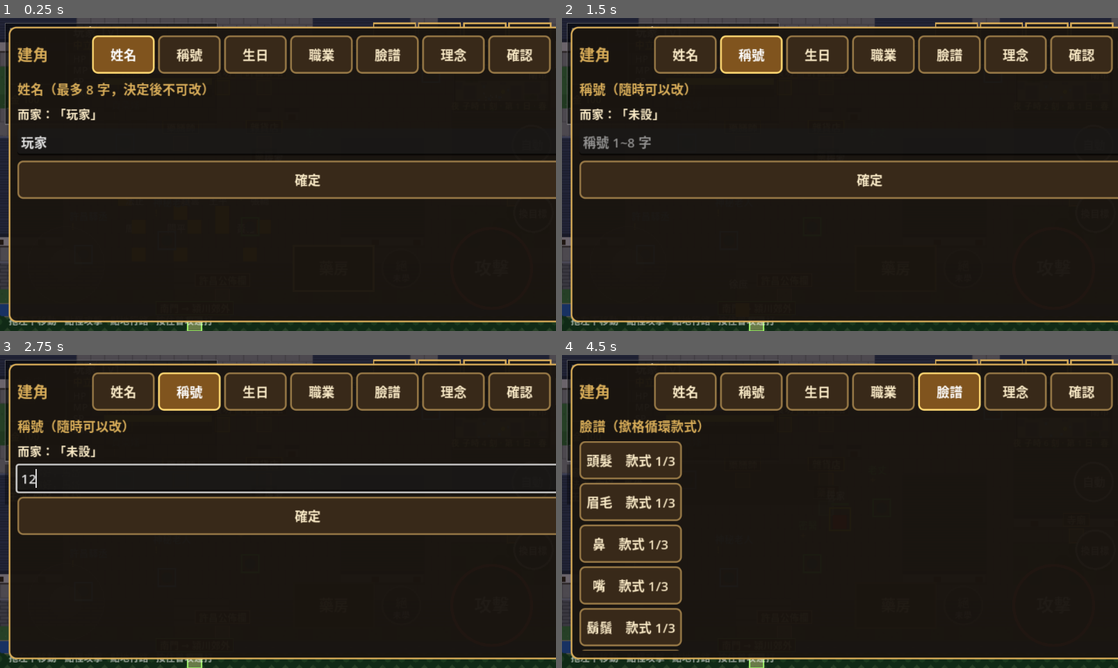
Above: before the commit, frames 1-4 (two rows, left to right).
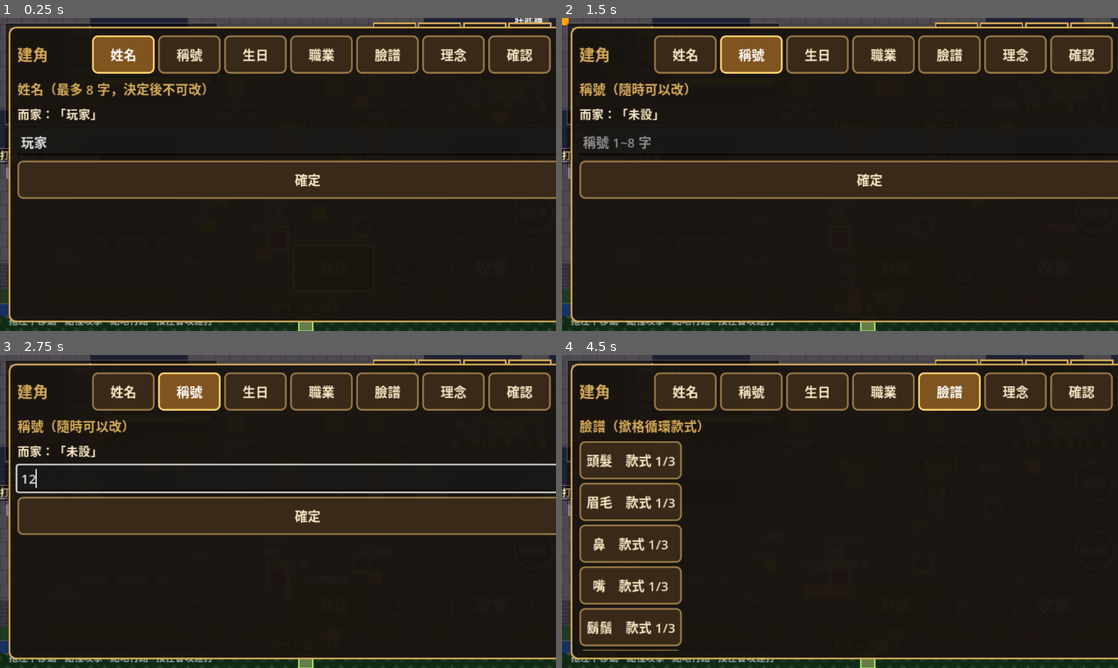
Above: after the commit, the same moments.

Repository: alphakey-marketing/sanguo-remake
Game: Godot game, scene res://ui/main.tscn
The game is run twice, just before and just after one commit, with the same random seed, the same clock (stepped at 60 frames per second) and the same inputs.
Inputs (mouse positions are in pixels of both pictures, inside the frame that each line leads up to):
- Up to frame 1 (0.25 s): no input
- Up to frame 2 (1.5 s): click "姓名" at 0.5 s; click "稱號" at 1.25 s
- Up to frame 3 (2.75 s): click (305, 480) at 2.02 s; type "12" at 2.1 s
- Up to frame 4 (4.5 s): click "生日" at 2.75 s; click "職業" at 3.5 s; click "臉譜" at 4.25 s

The runs differ from the first frame. In frame 1, 2.0% of the frame differs, in the area x 0-100%, y 0-100%; in frame 2, 1.9%; in frame 3, 1.9%; in frame 4, 1.9%.

Commit message:
S09a: 居民化 —— residents.json（性格/日程/role）+ 每城 12~20 人 + bot → 居民
- 新 data/residents.json：cfg（人數 12~20/性格 5 維/理念/日程 12 時辰）+ 5 role 權重 + 10 城 homeZone + 名字池
- 新 rules/resident.gd 純函數：role_def/role_total/pick_role/personality/city_count/activity_at/home_zone/make_name
- GameData +residents；sim_core +add_residents()（每張 kind:city 地圖 12~20 人，大城多）/+resident_inn_pos/_spawn_actor +spawn_range
- BotSys.init_resident（派 role/性格/理念/善惡/homeCity/homeZone/mem）+ think 用 homeZone（居民行自己城最近野區，低血返自己城客棧）
- view_ents +resident/role；sim.resident_view read-model；ui/main.gd 開場改 add_residents()
- 新 tests/run_residents.gd 83 項接入 run_tests.sh；日程只做 read-model（驅動行動留 S09b）；legacy add_bots 保留
- sh tools/run_tests.sh 全 PASS（ALL OK）

Diff:
--- /dev/null
+++ b/client/data/residents.json
@@ -0,0 +1,38 @@
+{
+  "_note": "居民 NPC 資料 (S09a, spec 09 §1)。bot → 居民: 性格 5 維 / 理念 / 日程 (各時辰去邊) / role / 善惡 / homeZone。每城 12~20 人 (大城多)。名字由 surnames+given 池決定性生成。",
+  "_noteSchedule": "schedule 索引 = 時辰 0(子)..11(亥) → 活動: sleep/work/eat/home。S09a 只做資料 + read-model；真正用日程驅動行動留 S09b/S09d。",
+  "_noteRole": "roles[].work = 工作區種類 (field/shop/gate/stable/office)，下游 (S09b) 會用嚟揀工作點。",
+  "cfg": {
+    "minPerCity": 12,
+    "maxPerCity": 20,
+    "popPerResident": 30,
+    "borderPop": 350,
+    "personalityDims": ["outgoing", "friendly", "shrewd", "brave", "steady"],
+    "personalityMax": 10,
+    "ideologies": ["義理", "霸權", "權謀", "隱遁", "治國"],
+    "schedule": ["sleep", "sleep", "sleep", "work", "work", "work", "eat", "work", "work", "work", "home", "sleep"]
+  },
+  "roles": [
+    {"id": "villager", "name": "村民", "weight": 5, "work": "field", "align": "good"},
+    {"id": "merchant", "name": "商販", "weight": 3, "work": "shop", "align": "good"},
+    {"id": "guard", "name": "衛兵", "weight": 2, "work": "gate", "align": "good"},
+    {"id": "stableman", "name": "馬夫", "weight": 1, "work": "stable", "align": "good"},
+    {"id": "official", "name": "朝廷官員", "weight": 1, "work": "office", "align": "good"}
+  ],
+  "cities": {
+    "xuchang": {"homeZone": "field_1"},
+    "xinye": {"homeZone": "bowang"},
+    "xiangyang": {"homeZone": "hanshui"},
+    "changsha": {"homeZone": "hanshui"},
+    "xiaopei": {"homeZone": "chenliu"},
+    "wancheng": {"homeZone": "wancheng_road"},
+    "runan": {"homeZone": "runan_road"},
+    "luoyang": {"homeZone": "chenliu"},
+    "xiapi": {"homeZone": "chenliu"},
+    "lingling": {"homeZone": "hanshui"}
+  },
+  "names": {
+    "surnames": ["陳", "林", "黃", "張", "李", "王", "吳", "劉", "蔡", "楊", "許", "鄭", "謝", "郭", "洪", "邱", "曾", "廖", "賴", "徐", "周", "葉", "蘇", "莊", "江", "呂", "何", "羅", "高", "蕭"],
+    "given": ["志明", "美玲", "家豪", "淑芬", "建宏", "雅婷", "文雄", "秀英", "金龍", "麗華", "國棟", "玉蘭", "俊傑", "美華", "宗翰", "怡君", "天賜", "月娥", "明德", "春嬌", "永昌", "秋香", "偉成", "鳳珠", "政雄", "雪梅", "信宏", "桂英", "宏達", "寶珠", "清輝", "素貞", "武雄", "麗珠", "福生", "美玉", "阿財", "阿福", "水蓮", "添丁"]
+  }
+}
--- /dev/null
+++ b/client/rules/resident.gd
@@ -0,0 +1,138 @@
+class_name RulesResident
+extends RefCounted
+# 居民 NPC 規則層 (S09a, spec 09 §1): 性格/理念/role/日程/city count/名字生成。
+# 純函數 + 數據驅動；唔碰 sim 狀態。所有隨機由外面 sim 用 SimRng 抽 index 傳入。
+
+
+static func cfg(residents: Dictionary) -> Dictionary:
+	var c = residents.get("cfg", {})
+	return c if c is Dictionary else {}
+
+
+static func roles(residents: Dictionary) -> Array:
+	var r = residents.get("roles", [])
+	return r if r is Array else []
+
+
+static func role_ids(residents: Dictionary) -> Array:
+	var out: Array = []
+	for r in roles(residents):
+		out.append(String(r.get("id", "")))
+	return out
+
+
+static func role_def(residents: Dictionary, role_id: String) -> Dictionary:
+	for r in roles(residents):
+		if String(r.get("id", "")) == role_id:
+			return r
+	return {}
+
+
+static func role_name(residents: Dictionary, role_id: String) -> String:
+	return String(role_def(residents, role_id).get("name", role_id))
+
+
+static func role_total(residents: Dictionary) -> int:
+	var t := 0
+	for r in roles(residents):
+		t += maxi(1, int(r.get("weight", 1)))
+	return maxi(1, t)
+
+
+# roll 係 [0, role_total) 嘅整數 (sim 用 SimRng.below 抽)；揀一個 role
+static func pick_role(residents: Dictionary, roll: int) -> Dictionary:
+	var rs := roles(residents)
+	if rs.is_empty():
+		return {}
+	var t := role_total(residents)
+	var k := ((roll % t) + t) % t
+	for r in rs:
+		k -= maxi(1, int(r.get("weight", 1)))
+		if k < 0:
+			return r
+	return rs[rs.size() - 1]
+
+
+static func is_positive(role: Dictionary) -> bool:
+	return String(role.get("align", "good")) == "good"
+
+
+static func personality_dims(residents: Dictionary) -> Array:
+	var d = cfg(residents).get("personalityDims", [])
+	return d if d is Array else []
+
+
+# values = 5 個 0~maxv 整數 → 5 維 0.0~1.0 (夾好)
+static func personality(dims: Array, values: Array, maxv: int = 10) -> Dictionary:
+	var m := maxi(1, maxv)
+	var out := {}
+	for i in dims.size():
+		var v := float(values[i]) if i < values.size() else 0.0
+		out[String(dims[i])] = clampf(v / float(m), 0.0, 1.0)
+	return out
+
+
+# 每城居民數: 12~20，大城 (人口高) 多
+static func city_count(city: Dictionary, residents: Dictionary) -> int:
+	var c := cfg(residents)
+	var lo := int(c.get("minPerCity", 12))
+	var hi := int(c.get("maxPerCity", 20))
+	var per := maxi(1, int(c.get("popPerResident", 30)))
+	var pop := int(city.get("pop", int(c.get("borderPop", 350))))
+	return clampi(int(round(float(pop) / float(per))), lo, maxi(lo, hi))
+
+
+static func schedule(residents: Dictionary) -> Array:
+	var s = cfg(residents).get("schedule", [])
+	return s if s is Array else []
+
+
+# 時辰 0(子)..11(亥) → 活動 (sleep/work/eat/home)；越界 wrap
+static func activity_at(residents: Dictionary, shichen: int) -> String:
+	var s := schedule(residents)
+	if s.is_empty():
+		return "home"
+	return String(s[((shichen % s.size()) + s.size()) % s.size()])
+
+
+static func home_zone(residents: Dictionary, city_id: String) -> String:
+	var cs = residents.get("cities", {})
+	if not (cs is Dictionary):
+		return ""
+	var d = cs.get(city_id, {})
+	return String((d as Dictionary).get("homeZone", "")) if d is Dictionary else ""
+
+
+static func ideologies(residents: Dictionary) -> Array:
+	var i = cfg(residents).get("ideologies", [])
+	return i if i is Array else []
+
+
+static func ideology_at(residents: Dictionary, idx: int) -> String:
+	var ids := ideologies(residents)
+	if ids.is_empty():
+		return "義理"
+	return String(ids[((idx % ids.size()) + ids.size()) % ids.size()])
+
+
+static func surname_pool(residents: Dictionary) -> Array:
+	var n = residents.get("names", {})
+	return n.get("surnames", []) if n is Dictionary else []
+
+
+static func given_pool(residents: Dictionary) -> Array:
+	var n = residents.get("names", {})
+	return n.get("given", []) if n is Dictionary else []
+
+
+# 決定性名字: si/gi 由 sim 用 SimRng 抽；越界 wrap；池空回 "居民"
+static func make_name(residents: Dictionary, si: int, gi: int) -> String:
+	var sn := surname_pool(residents)
+	var gn := given_pool(residents)
+	if sn.is_empty():
+		return "居民"
+	var s := String(sn[((si % sn.size()) + sn.size()) % sn.size()])
+	if gn.is_empty():
+		return s
+	var g := String(gn[((gi % gn.size()) + gn.size()) % gn.size()])
+	return s + g
--- a/client/sim/bot_sys.gd
+++ b/client/sim/bot_sys.gd
@@ -15,9 +15,29 @@
 const W_KILL_RED := 2         # 目擊玩家殺紅名(殺人魔): 除害 (正面)
 
 
-# 新居民入場: 派理念 + 開一張記憶表 (供 sim.add_bots 用)
+# 新居民入場: 派理念 + 開一張記憶表 (供 sim.add_bots / 測試用)
 static func init_identity(e: Dictionary, rng: SimRng) -> void:
 	e["ch"]["ideology"] = IDEOLOGIES[rng.below(IDEOLOGIES.size())]
+	e["mem"] = NpcMemory.init_memory()
+
+
+# S09a: bot → 居民。派身份 (性格/理念/role/善惡/homeCity/homeZone) + 記憶表。
+# city_id/home_zone 由 sim.add_residents 用 residents.json 傳入；legacy add_bots 唔會叫呢個。
+static func init_resident(e: Dictionary, rng: SimRng, residents: Dictionary, city_id: String, home_zone: String) -> void:
+	var ch: Dictionary = e["ch"]
+	ch["ideology"] = RulesResident.ideology_at(residents, rng.below(maxi(1, RulesResident.ideologies(residents).size())))
+	ch["resident"] = true
+	var role := RulesResident.pick_role(residents, rng.below(RulesResident.role_total(residents)))
+	ch["role"] = String(role.get("id", "villager"))
+	ch["align"] = String(role.get("align", "good"))
+	ch["homeCity"] = city_id
+	ch["homeZone"] = home_zone
+	var dims := RulesResident.personality_dims(residents)
+	var maxv := int(RulesResident.cfg(residents).get("personalityMax", 10))
+	var rolls: Array = []
+	for _i in dims.size():
+		rolls.append(rng.below(maxv + 1))
+	ch["personality"] = RulesResident.personality(dims, rolls, maxv)
 	e["mem"] = NpcMemory.init_memory()
 
 
@@ -44,9 +64,10 @@
 		if sim.rng.next() < float(bc["chatChance"]):
 			sim.cmd_chat(id, LINES[sim.rng.below(LINES.size())])
 		var low: bool = int(e["hp"]) < RulesStats.max_hp(int(ch["level"]), ch["attrs"]) * float(bc["lowHpPct"])
-		var inn: Vector2i = sim.inn_pos
-		var near_inn := maxi(absi(int(e["x"]) - inn.x), absi(int(e["y"]) - inn.y)) <= Sim.NEAR
-		if low:                                        # 血低: 撤退返客棧休息 (跨圖就經門口行, spec 12 §4)
+		var zone_id := String(ch.get("homeZone", Sim.DEFAULT_ZONE))    # S09a: 居民屬自己城最近野區；legacy = 預設
+		var inn: Vector2i = sim.resident_inn_pos(e)      # S09a: 居民返自己城客棧 (冇 = 唔撤退)
+		if low and inn.x >= 0:                          # 血低: 撤退返客棧休息 (跨圖就經門口行, spec 12 §4)
+			var near_inn := maxi(absi(int(e["x"]) - inn.x), absi(int(e["y"]) - inn.y)) <= Sim.NEAR
 			e["atk_target"] = 0
 			if sim._route_to_map(e, sim.map_id_at(inn.x, inn.y)):
 				continue
@@ -74,10 +95,12 @@
 		if best != 0:
 			sim.cmd_attack(id, best)
 			continue
-		if sim._route_to_map(e, Sim.DEFAULT_ZONE):    # 唔喺野區: 經門口出城
+		if sim._route_to_map(e, zone_id):    # 唔喺野區: 經門口出城 (居民去自己城最近嘅野區)
 			continue
 		if int(e["x"]) == int(e["tx"]) and int(e["y"]) == int(e["ty"]) and sim.rng.next() < float(bc["wanderChance"]):    # 冇怪: 喺野區行吓
-			var z: Dictionary = sim.zone_by_id(Sim.DEFAULT_ZONE)
+			var z: Dictionary = sim.zone_by_id(zone_id)
+			if z.is_empty():
+				continue
 			sim.cmd_move(id, int(z["x0"]) + sim.rng.below(int(z["x1"]) - int(z["x0"])), int(z["y0"]) + sim.rng.below(int(z["y1"]) - int(z["y0"])))
 	for did in dead:                                  # 打完循環先清已經走去叫衛兵嘅居民 (避免中途改行緊嘅 list)
 		sim.state["bots"].erase(int(did))
--- a/client/sim/game_data.gd
+++ b/client/sim/game_data.gd
@@ -88,6 +88,7 @@
 var comm: Dictionary = {}          # 居民委託 + 武將收集冊設定 (data/commissions.json, Step 16)
 var experts: Dictionary = {}       # 專長 (data/experts.json, Step S01c, spec 01 §8)
 var master: Dictionary = {}        # 大宗師合成術 (data/master_recipes.json, S05c, spec 05 §5)
+var residents: Dictionary = {}     # 居民 NPC 設定/角色/日程/名字池 (data/residents.json, S09a, spec 09 §1)
 
 static var _cache: GameData
 
@@ -204,6 +205,7 @@
 	g.rumors = (_read("res://data/rumors.json") as Dictionary).get("rumors", [])
 	g.experts = _read("res://data/experts.json")
 	g.master = _read("res://data/master_recipes.json")
+	g.residents = _read("res://data/residents.json")
 	for x in c["classes"]:
 		g.classes[String(x["id"])] = x
 	for x in m["monsters"]:
--- a/client/sim/sim.gd
+++ b/client/sim/sim.gd
@@ -305,6 +305,8 @@
 		var o: Dictionary = {"id": e["id"], "name": e["name"], "x": e["x"], "y": e["y"], "face": e["face"],
 			"bot": e["kind"] == "bot", "gen": e["kind"] == "gen", "hp": e["hp"], "maxHp": e["max_hp"], "level": e["level"], "mob": e["kind"] == "mob",
 			"criminal": bool(e.get("ch", {}).get("criminal", false)),
+			"resident": bool(e.get("ch", {}).get("resident", false)),
+			"role": String(e.get("ch", {}).get("role", "")),
 			"statuses": st_vis, "casting": e.has("casting"), "castX": csx, "castY": csy, "castSpell": csp,
 			"aggro": int(e["mob"]["target"]) if e["kind"] == "mob" and e["mob"]["state"] == "chase" else 0}   # 怪追緊邊個
 		if e["kind"] == "dropped":
@@ -316,6 +318,21 @@
 
 func save_string() -> String:
 	return JSON.stringify(_canonical({"state": state, "rng": rng.s}))
+
+
+# S09a 居民 read-model: role/性格/理念/homeCity/homeZone/當前時辰活動。非居民 = {}
+func resident_view(id: int) -> Dictionary:
+	var e := ent(id)
+	var ch: Dictionary = e.get("ch", {})
+	if not bool(ch.get("resident", false)):
+		return {}
+	var shi := RulesClock.shichen_of_ke(int(_clock()["ke"]))
+	var role := String(ch.get("role", ""))
+	return {"role": role, "roleName": RulesResident.role_name(data.residents, role),
+		"personality": ch.get("personality", {}), "ideology": String(ch.get("ideology", "")),
+		"align": String(ch.get("align", "good")), "homeCity": String(ch.get("homeCity", "")),
+		"homeZone": String(ch.get("homeZone", "")), "shichen": shi,
+		"activity": RulesResident.activity_at(data.residents, shi)}
 
 
 # 規範化: 整數 float → int、其他 float → 6 位小數。保證 save→load→save 字串一致
--- a/client/sim/sim_core.gd
+++ b/client/sim/sim_core.gd
@@ -581,8 +581,8 @@
 			f.erase(k)
 
 
-func _spawn_actor(ename: String, kind: String, class_id: String = "yishi") -> Dictionary:
-	var sp: Array = _home_map().get("spawn", [int(data.inn["x"]) - 2, int(data.inn["y"]) - 2, int(data.inn["x"]) + 2, int(data.inn["y"]) + 2])
+func _spawn_actor(ename: String, kind: String, class_id: String = "yishi", spawn_range: Array = []) -> Dictionary:
+	var sp: Array = spawn_range if not spawn_range.is_empty() else _home_map().get("spawn", [int(data.inn["x"]) - 2, int(data.inn["y"]) - 2, int(data.inn["x"]) + 2, int(data.inn["y"]) + 2])
 	var e := _new_ent(ename, kind, _pick_free(int(sp[0]), int(sp[1]), int(sp[2]), int(sp[3])))
 	e["ch"] = RulesStats.create_character(data, ename.substr(0, 8), class_id)
 	e["ch"]["tools"] = {}                     # skill -> {item, dur} (Step 7.1)
@@ -631,6 +631,48 @@
 		state["bots"].append(int(e["id"]))
 
 
+# S09a 居民化 (spec 09 §1): 每張 city 地圖生 12~20 名居民 (大城多)，代入 residents.json 性格/理念/role/日程/homeZone。
+func add_residents() -> void:
+	for md in data.maps:
+		if String(md.get("kind", "")) != "city":
+			continue
+		var city_id := String(md.get("city", ""))
+		if city_id == "":
+			continue
+		var cdef: Dictionary = data.cities.get(city_id, {})
+		var n := RulesResident.city_count(cdef, data.residents)
+		var zone_id := RulesResident.home_zone(data.residents, city_id)
+		var z := zone_by_id(String(md["id"]))
+		var r := [int(z.get("x0", 0)), int(z.get("y0", 0)), int(z.get("x1", 0)), int(z.get("y1", 0))]
+		var used := {}
+		for i in n:
+			var nm := RulesResident.make_name(data.residents, rng.below(maxi(1, RulesResident.surname_pool(data.residents).size())), rng.below(maxi(1, RulesResident.given_pool(data.residents).size())))
+			if used.has(nm):
+				nm += str(i)
+			used[nm] = true
+			var e := _spawn_actor(nm, "bot", "yishi", r)
+			BotSys.init_resident(e, rng, data.residents, city_id, zone_id)
+			var crime_mul := RulesCity.crime_mult(city_attrs(city_id), _city_attr_cfg())
+			if rng.next() < float(data.world["bots"]["criminalPct"]) * crime_mul:
+				e["ch"]["criminal"] = true
+			state["bots"].append(int(e["id"]))
+
+
+# S09a: 居民休息客棧位置。居民 → 自己城嘅客棧 (冇 = Vector2i(-1,-1) 唔撤退)；legacy bot → 預設客棧。
+func resident_inn_pos(e: Dictionary) -> Vector2i:
+	var ch: Dictionary = e.get("ch", {})
+	if not bool(ch.get("resident", false)):
+		return inn_pos
+	var city := String(ch.get("homeCity", ""))
+	if city == "":
+		return inn_pos
+	for x in data.inns:
+		var m: Dictionary = data.map_by_id.get(String(x.get("map", "")), {})
+		if String(m.get("city", "")) == city:
+			return Vector2i(int(x["x"]), int(x["y"]))
+	return Vector2i(-1, -1)
+
+
 func init_mobs() -> void:
 	for sp in data.spawns:
 		if sp.get("night", false):
--- /dev/null
+++ b/client/tests/run_residents.gd
@@ -0,0 +1,275 @@
+extends SceneTree
+# S09a 測試 (spec 09 §1 居民化): residents.json / RulesResident 純函數 / bot → 居民 / 每城 12~20。
+# 跑: Godot --headless --path client --script tests/run_residents.gd  (失敗 exit 1)
+
+var fails := 0
+var total := 0
+var R: Dictionary = {}     # residents.json
+
+
+func _init() -> void:
+	var data := GameData.load_all()
+	R = data.residents
+	t_data()
+	t_city_count()
+	t_role()
+	t_personality()
+	t_schedule()
+	t_zone()
+	t_name()
+	t_spawn(data)
+	t_view(data)
+	t_inn(data)
+	t_roundtrip(data)
+	t_old_save(data)
+	t_determinism(data)
+	print("[TEST] residents scenarios: %d, fail %d" % [total, fails])
+	quit(1 if fails > 0 else 0)
+
+
+func check(cond: bool, msg: String) -> void:
+	total += 1
+	if not cond:
+		fails += 1
+		print("[FAIL] " + msg)
+
+
+func _city_maps(data: GameData) -> Array:
+	var out: Array = []
+	for md in data.maps:
+		if String(md.get("kind", "")) == "city":
+			out.append(md)
+	return out
+
+
+func _has_role(data: GameData, e: Dictionary) -> bool:
+	var ch: Dictionary = e.get("ch", {})
+	return RulesResident.role_ids(R).has(String(ch.get("role", "")))
+
+
+# ================= 資料 =================
+
+func t_data() -> void:
+	check(not R.is_empty(), "居民: residents.json 載入")
+	check(RulesResident.roles(R).size() == 5, "居民: 5 個 role")
+	check(RulesResident.schedule(R).size() == 12, "居民: 12 時辰日程")
+	check(RulesResident.personality_dims(R).size() == 5, "居民: 性格 5 維")
+	check(RulesResident.ideologies(R).size() == 5, "居民: 5 個理念 (同 BotSys 一致)")
+	check(RulesResident.surname_pool(R).size() >= 20, "居民: 姓氏池足夠")
+	check(RulesResident.given_pool(R).size() >= 20, "居民: 名字池足夠")
+	for id in ["villager", "merchant", "guard", "stableman", "official"]:
+		check(not RulesResident.role_def(R, id).is_empty(), "居民: role %s 有定義" % id)
+	check(RulesResident.role_name(R, "merchant") == "商販", "居民: 商販名")
+
+
+# ================= 每城人數 12~20，大城多 =================
+
+func t_city_count() -> void:
+	var xc := RulesResident.city_count({"pop": 800}, R)
+	var xy := RulesResident.city_count({"pop": 700}, R)
+	var xinye := RulesResident.city_count({"pop": 450}, R)
+	var border := RulesResident.city_count({"pop": 350}, R)
+	check(xc == 20, "人數: 許昌 800 → 20 (got %d)" % xc)
+	check(xy == 20, "人數: 襄陽 700 → 20 (got %d)" % xy)
+	check(xinye == 15, "人數: 新野 450 → 15 (got %d)" % xinye)
+	check(border == 12, "人數: 邊城 350 → 12 (got %d)" % border)
+	check(xc >= xinye and xinye >= border, "人數: 大城 ≥ 細城")
+	check(RulesResident.city_count({}, R) >= 12, "人數: 冇 pop → 最少 12")
+	check(RulesResident.city_count({"pop": 999999}, R) <= 20, "人數: 封頂 20")
+
+
+# ================= role =================
+
+func t_role() -> void:
+	check(RulesResident.role_total(R) == 12, "role: 權重總和 5+3+2+1+1 = 12")
+	check(String(RulesResident.pick_role(R, 0).get("id", "")) == "villager", "role: roll 0 → 村民")
+	check(String(RulesResident.pick_role(R, 4).get("id", "")) == "villager", "role: roll 4 → 村民 (權重 5)")
+	check(String(RulesResident.pick_role(R, 5).get("id", "")) == "merchant", "role: roll 5 → 商販")
+	check(String(RulesResident.pick_role(R, 8).get("id", "")) == "guard", "role: roll 8 → 衛兵")
+	check(String(RulesResident.pick_role(R, 10).get("id", "")) == "stableman", "role: roll 10 → 馬夫")
+	check(String(RulesResident.pick_role(R, 11).get("id", "")) == "official", "role: roll 11 → 朝廷官員")
+	check(String(RulesResident.pick_role(R, 12).get("id", "")) == "villager", "role: roll wrap")
+	check(RulesResident.is_positive(RulesResident.role_def(R, "villager")), "role: 居民 = 正")
+
+
+# ================= 性格 =================
+
+func t_personality() -> void:
+	var dims := RulesResident.personality_dims(R)
+	var p := RulesResident.personality(dims, [0, 5, 10, 3, 7], 10)
+	check(is_equal_approx(float(p["outgoing"]), 0.0), "性格: 0 → 0.0")
+	check(is_equal_approx(float(p["friendly"]), 0.5), "性格: 5 → 0.5")
+	check(is_equal_approx(float(p["shrewd"]), 1.0), "性格: 10 → 1.0")
+	check(p.size() == 5, "性格: 5 個 key")
+	var over := RulesResident.personality(dims, [99, -5, 10, 0, 0], 10)
+	check(float(over["outgoing"]) <= 1.0 and float(over["friendly"]) >= 0.0, "性格: clamp 0~1")
+
+
+# ================= 日程 =================
+
+func t_schedule() -> void:
+	check(RulesResident.activity_at(R, 0) == "sleep", "日程: 子時 sleep")
+	check(RulesResident.activity_at(R, 3) == "work", "日程: 卯時 work")
+	check(RulesResident.activity_at(R, 6) == "eat", "日程: 午時 eat")
+	check(RulesResident.activity_at(R, 10) == "home", "日程: 戌時 home")
+	check(RulesResident.activity_at(R, 11) == "sleep", "日程: 亥時 sleep")
+	check(RulesResident.activity_at(R, 15) == "work", "日程: wrap 15 → 3 → work")
+	check(RulesResident.activity_at(R, 12) == "sleep", "日程: wrap 12 → 0")
+
+
+# ================= homeZone =================
+
+func t_zone() -> void:
+	check(RulesResident.home_zone(R, "xuchang") == "field_1", "zone: 許昌 → field_1")
+	check(RulesResident.home_zone(R, "xinye") == "bowang", "zone: 新野 → bowang")
+	check(RulesResident.home_zone(R, "wancheng") == "wancheng_road", "zone: 宛城 → wancheng_road")
+	check(RulesResident.home_zone(R, "unknown") == "", "zone: 未知城 = \"\"")
+
+
+# ================= 名字 =================
+
+func t_name() -> void:
+	var a := RulesResident.make_name(R, 0, 0)
+	var b := RulesResident.make_name(R, 0, 0)
+	check(a == b and a.length() >= 2, "名字: 決定性 + 非空 (%s)" % a)
+	check(RulesResident.make_name(R, 1, 2) != a or true, "名字: 唔同 index 可生成")
+
+
+# ================= bot → 居民 =================
+
+func t_spawn(data: GameData) -> void:
+	var sim := Sim.new(data, 7)
+	sim.add_residents()
+	check(int(sim.state["bots"].size()) > 100, "spawn: 全部城加埋 > 100 居民 (got %d)" % sim.state["bots"].size())
+	# 每城實數對版
+	var per_city := {}
+	for id in sim.state["bots"]:
+		var ch: Dictionary = sim.ent(int(id)).get("ch", {})
+		var c := String(ch.get("homeCity", ""))
+		per_city[c] = int(per_city.get(c, 0)) + 1
+	var maps := _city_maps(data)
+	check(per_city.size() == maps.size(), "spawn: 每張 city 地圖都有居民 (%d 城)" % per_city.size())
+	for md in maps:
+		var cid := String(md.get("city", ""))
+		var cdef: Dictionary = data.cities.get(cid, {})
+		var want := RulesResident.city_count(cdef, R)
+		check(int(per_city.get(cid, 0)) == want, "spawn: %s 人數 = %d (got %d)" % [cid, want, int(per_city.get(cid, 0))])
+	# 身份欄
+	var bad := 0
+	var no_mem := 0
+	var wrong_map := 0
+	var wrong_zone := 0
+	for id in sim.state["bots"]:
+		var e := sim.ent(int(id))
+		var ch: Dictionary = e.get("ch", {})
+		if not bool(ch.get("resident", false)) or not _has_role(data, e):
+			bad += 1
+		if not e.has("mem"):
+			no_mem += 1
+		if String(ch.get("role", "")) == "":
+			bad += 1
+		if (ch.get("personality", {}) as Dictionary).size() != 5:
+			bad += 1
+		if not RulesResident.ideologies(R).has(String(ch.get("ideology", ""))):
+			bad += 1
+		var cid := String(ch.get("homeCity", ""))
+		if String(sim.map_at(int(e["x"]), int(e["y"])).get("city", "")) != cid:
+			wrong_map += 1
+		if String(ch.get("homeZone", "")) != RulesResident.home_zone(R, cid):
+			wrong_zone += 1
+	check(bad == 0, "spawn: 全部居民身份完整 (bad=%d)" % bad)
+	check(no_mem == 0, "spawn: 全部居民有記憶表")
+	check(wrong_map == 0, "spawn: 居民生喺自己城地圖 (wrong=%d)" % wrong_map)
+	check(wrong_zone == 0, "spawn: homeZone 對版 (wrong=%d)" % wrong_zone)
+
+
+# ================= read-model =================
+
+func t_view(data: GameData) -> void:
+	var sim := Sim.new(data, 8)
+	sim.add_residents()
+	var rid := int(sim.state["bots"][0])
+	var rv := sim.resident_view(rid)
+	check(not rv.is_empty(), "view: 居民有 read-model")
+	check(String(rv["roleName"]) != "", "view: roleName 非空")
+	check((rv["personality"] as Dictionary).size() == 5, "view: 性格 5 維")
+	check(String(rv["homeZone"]) != "", "view: homeZone")
+	check(rv["shichen"] >= 0 and rv["shichen"] <= 11, "view: 時辰 0~11")
+	check(String(rv["activity"]) == RulesResident.activity_at(R, int(rv["shichen"])), "view: activity 對時辰")
+	# 非居民 = {}
+	var b := sim._spawn_actor("路人", "bot")
+	BotSys.init_identity(b, sim.rng)
+	check(sim.resident_view(int(b["id"])).is_empty(), "view: 非居民 = {}")
+	# view_ents 透出 role/resident
+	var found := false
+	for o in sim.view_ents():
+		if int(o["id"]) == rid:
+			found = true
+			check(bool(o["resident"]) and String(o["role"]) != "", "view_ents: 居民 + role 欄")
+	check(found, "view_ents: 搵到居民")
+
+
+# ================= 客棧 =================
+
+func t_inn(data: GameData) -> void:
+	var sim := Sim.new(data, 9)
+	sim.add_residents()
+	var xc := 0
+	var ly := 0
+	for id in sim.state["bots"]:
+		var ch: Dictionary = sim.ent(int(id))["ch"]
+		if String(ch.get("homeCity", "")) == "xuchang" and xc == 0:
+			xc = int(id)
+		if String(ch.get("homeCity", "")) == "luoyang" and ly == 0:
+			ly = int(id)
+	var p := sim.resident_inn_pos(sim.ent(xc))
+	check(p == Vector2i(int(data.inn["x"]), int(data.inn["y"])), "客棧: 許昌居民返許昌客棧")
+	check(sim.resident_inn_pos(sim.ent(ly)) == Vector2i(-1, -1), "客棧: 洛陽冇客棧 → 唔撤退")
+	var b := sim._spawn_actor("路人", "bot")
+	check(sim.resident_inn_pos(b) == sim.inn_pos, "客棧: legacy bot 用預設客棧")
+
+
+# ================= 存檔 =================
+
+func t_roundtrip(data: GameData) -> void:
+	var sim := Sim.new(data, 10)
+	sim.add_residents()
+	var rid := int(sim.state["bots"][0])
+	var s1 := sim.save_string()
+	var loaded := Sim.load_string(data, s1)
+	check(loaded != null and loaded.save_string() == s1, "存檔: save→load→save 一致")
+	var ch: Dictionary = sim.ent(rid)["ch"]
+	var lch: Dictionary = loaded.ent(rid)["ch"]
+	check(String(lch.get("role", "")) == String(ch.get("role", "")), "存檔: role 保留")
+	check(String(lch.get("homeCity", "")) == String(ch.get("homeCity", "")), "存檔: homeCity 保留")
+	check((lch.get("personality", {}) as Dictionary).size() == 5, "存檔: personality 保留")
+
+
+func t_old_save(data: GameData) -> void:
+	var sim := Sim.new(data, 11)
+	sim.add_residents()
+	var rid := int(sim.state["bots"][0])
+	var s1 := sim.save_string()
+	var d: Dictionary = JSON.parse_string(s1)
+	var ch: Dictionary = d["state"]["ents"][str(rid)]["ch"]
+	ch.erase("resident")
+	ch.erase("role")
+	ch.erase("personality")
+	ch.erase("homeCity")
+	ch.erase("homeZone")
+	var old := Sim.load_string(data, JSON.stringify(d))
+	check(old != null, "舊存檔: 載入唔 crash")
+	check(old.resident_view(rid).is_empty(), "舊存檔: 冇 resident 欄 → read-model {}")
+	check(old.save_string() != "", "舊存檔: 再存得")
+
+
+func _run_seq(data: GameData) -> String:
+	var sim := Sim.new(data, 77)
+	sim.add_residents()
+	for _i in 30:
+		sim.step()
+	return sim.save_string()
+
+
+func t_determinism(data: GameData) -> void:
+	check(_run_seq(data) == _run_seq(data), "決定性: 同種子同操作 → 同存檔")
--- a/client/ui/main.gd
+++ b/client/ui/main.gd
@@ -111,7 +111,7 @@
 			print("載入自動存檔 (日 %d)" % int(sim.clock_view()["day"]))
 	if fresh:
 		sim.init_mobs()
-		sim.add_bots(10)
+		sim.add_residents()
 		my_id = sim.spawn_player("玩家")
 	sim.event_emitted.connect(_on_event)
 	_refresh()
Not shown, added: client/rules/resident.gd.uid
Not shown, added: client/tests/run_residents.gd.uid
Not shown, changed: docs/PLAN.md
Not shown, changed: docs/spec/09_登用武將NPC.md
Not shown, changed: tools/run_tests.sh
